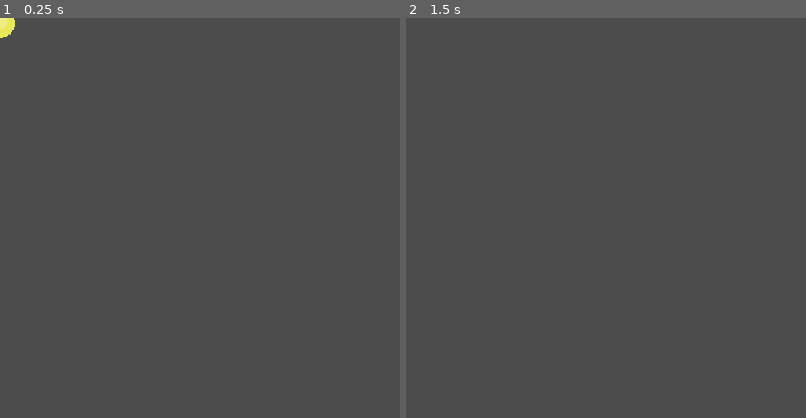
Above: before the commit, frames 1-2 (left to right).
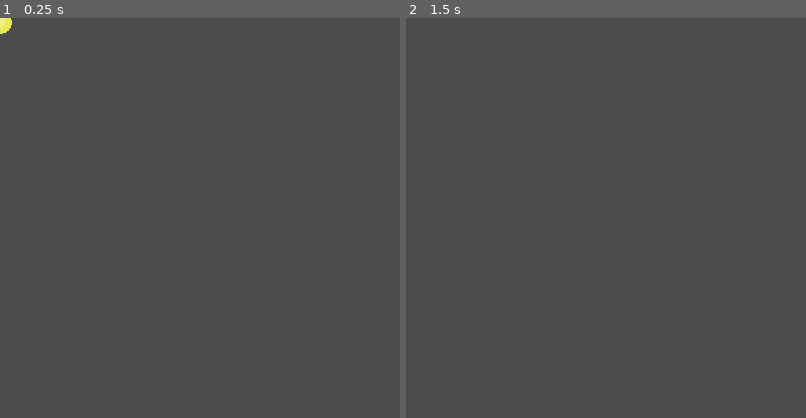
Above: after the commit, the same moments.

Repository: tapir2342/bomberperson
Game: Godot game, scene res://scenes/bomb/bomb.tscn
Two runs of this game, one before a commit and one after it. Both use one fixed random seed, a clock stepped at 60 frames per second and the inputs below. This scene is started directly instead of the project's main scene.
Inputs:
- Up to frame 1 (0.25 s): no input
- Up to frame 2 (1.5 s): tap Enter at 0.5 s; hold D (player_right) 0.53-1.28 s; hold Space (player_plant_bomb) 0.53-1.28 s; hold S (player_down) from 1.28 s (still down); tap Space (player_plant_bomb) at 1.35 s
The pictures show only the part of the screen within x 0-50%, y 0-50%; the shares and areas given below are measured in that part.
In our replay, the window is 800x800 before the commit and 640x640 after it. These sizes can differ from the game's own. Grey fills any space a smaller window leaves; there, only what the larger window draws over its background counts as a difference.

The runs differ from the first frame. In frame 1, less than 0.1% of the frame differs, in the area x 0-4%, y 0-5%; in frame 2, only the window size differs.
Error in both runs: Attempt to call function 'to_local' in base 'null instance' on a null instance. (res://scenes/bomb/bomb.gd:31)

Commit message:
Player death

Diff:
--- a/autoloads/game.gd
+++ b/autoloads/game.gd
@@ -1,6 +1,7 @@
 extends Node
 
 signal started
+signal player_died(peer_id)
 
 const SERVER_ADDRESS := "127.0.0.1"
 const SERVER_PORT := 2342
@@ -14,60 +15,70 @@
 var game_started = false
 
 var _avatars = [
-	"gorilla",
-	"crocodile",
-	"cow",
-	"dog",
-	"duck",
+    "gorilla",
+    "crocodile",
+    "cow",
+    "dog",
+    "duck",
 ]
 
 
 func _ready():
-	randomize()
+    randomize()
 
-	#_tree.connect("network_peer_connected", self, "_on_network_peer_connected")
-	_tree.connect("connected_to_server", self, "_on_connected_to_server")
-	_setup_network_peer()
+    #_tree.connect("network_peer_connected", self, "_on_network_peer_connected")
+    _tree.connect("connected_to_server", self, "_on_connected_to_server")
+    _setup_network_peer()
 
 
 func _setup_network_peer() -> void:
-	var peer = NetworkedMultiplayerENet.new()
+    var peer = NetworkedMultiplayerENet.new()
 
-	if is_server():
-		peer.create_server(Game.SERVER_PORT, Game.SERVER_MAX_CLIENTS)
-	else:
-		peer.create_client(Game.SERVER_ADDRESS, Game.SERVER_PORT)
+    if is_server():
+        peer.create_server(Game.SERVER_PORT, Game.SERVER_MAX_CLIENTS)
+    else:
+        peer.create_client(Game.SERVER_ADDRESS, Game.SERVER_PORT)
 
-	_tree.network_peer = peer
+    _tree.network_peer = peer
 
 
 func is_server() -> bool:
-	return "--server" in OS.get_cmdline_args() or OS.has_feature("Server")
+    return "--server" in OS.get_cmdline_args() or OS.has_feature("Server")
 
 
 func _on_connected_to_server():
-	rpc_id(1, "register_player")
+    rpc_id(1, "register_player")
 
 
 master func register_player() -> void:
-	var peer_id = _tree.get_rpc_sender_id()
-	players[peer_id] = {
-		peer_id = peer_id,
-		avatar = random_avatar(),
-	}
-	rset("players", players)
-	rpc("maybe_start_game")
+    var peer_id = _tree.get_rpc_sender_id()
+    players[peer_id] = {
+        peer_id = peer_id,
+        avatar = random_avatar(),
+        alive = true,
+    }
+    rset("players", players)
+    rpc("maybe_start_game")
+
+
+master func register_player_death() -> void:
+    var peer_id = _tree.get_rpc_sender_id()
+    if not Game.players.has(peer_id):
+        return
+
+    Game.players[peer_id].alive = false
+    print(Game.players)
 
 
 remotesync func maybe_start_game():
-	print("Peer: %d - Players: %s" % [_tree.get_network_unique_id(), players])
-	if len(players) == 2 and not game_started:
-		game_started = true
-		emit_signal("started")
+    print("Peer: %d - Players: %s" % [_tree.get_network_unique_id(), players])
+    if len(players) == 2 and not game_started:
+        game_started = true
+        emit_signal("started")
 
 
 func random_avatar() -> String:
-	var random_index = randi() % len(_avatars)
-	var random_avatar = _avatars[random_index]
-	_avatars.remove(random_index)
-	return random_avatar
+    var random_index = randi() % len(_avatars)
+    var random_avatar = _avatars[random_index]
+    _avatars.remove(random_index)
+    return random_avatar
--- a/project.godot
+++ b/project.godot
@@ -38,8 +38,8 @@
 window/size/width=480
 window/size/height=480
 window/size/resizable=false
-window/size/test_width=1280
-window/size/test_height=1280
+window/size/test_width=640
+window/size/test_height=640
 window/dpi/allow_hidpi=true
 window/stretch/mode="2d"
 window/stretch/aspect="keep"
@@ -88,6 +88,7 @@
 2d_physics/layer_2="Bomb"
 2d_physics/layer_3="Wall"
 2d_physics/layer_4="Rock"
+2d_physics/layer_5="Explosion"
 
 [physics]
 
--- a/scenes/bomb/bomb.tscn
+++ b/scenes/bomb/bomb.tscn
@@ -2,7 +2,7 @@
 
 [ext_resource path="res://scenes/bomb/bomb.gd" type="Script" id=1]
 [ext_resource path="res://sprites/bomb.png" type="Texture" id=2]
-[ext_resource path="res://explosion.wav" type="AudioStream" id=3]
+[ext_resource path="res://scenes/bomb/explosion.wav" type="AudioStream" id=3]
 
 [node name="Bomb" type="Area2D"]
 scale = Vector2( 0.1, 0.1 )
--- a/scenes/main/main.tscn
+++ b/scenes/main/main.tscn
@@ -1,9 +1,12 @@
-[gd_scene load_steps=6 format=2]
+[gd_scene load_steps=7 format=2]
 
 [ext_resource path="res://resources/theme.tres" type="Theme" id=1]
 [ext_resource path="res://scenes/main/main.gd" type="Script" id=2]
 [ext_resource path="res://scenes/level1/level1.tscn" type="PackedScene" id=3]
 [ext_resource path="res://sprites/explosion.png" type="Texture" id=4]
+
+[sub_resource type="ConvexPolygonShape2D" id=2]
+points = PoolVector2Array( 256, 256, 0, 256, 0, 0, 256, 0 )
 
 [sub_resource type="TileSet" id=1]
 0/name = "explosion.png 0"
@@ -16,9 +19,16 @@
 0/navigation_offset = Vector2( 0, 0 )
 0/shape_offset = Vector2( 0, 0 )
 0/shape_transform = Transform2D( 1, 0, 0, 1, 0, 0 )
+0/shape = SubResource( 2 )
 0/shape_one_way = false
-0/shape_one_way_margin = 0.0
-0/shapes = [  ]
+0/shape_one_way_margin = 1.0
+0/shapes = [ {
+"autotile_coord": Vector2( 0, 0 ),
+"one_way": false,
+"one_way_margin": 1.0,
+"shape": SubResource( 2 ),
+"shape_transform": Transform2D( 1, 0, 0, 1, 0, 0 )
+} ]
 0/z_index = 0
 
 [node name="Main" type="Node2D"]
@@ -61,5 +71,6 @@
 cell_size = Vector2( 256, 256 )
 cell_custom_transform = Transform2D( 32, 0, 0, 32, 0, 0 )
 show_collision = true
+collision_layer = 16
 format = 1
 tile_data = PoolIntArray( 1179623, 0, 0 )
--- a/scenes/player/player.gd
+++ b/scenes/player/player.gd
@@ -4,6 +4,8 @@
 const Bomb := preload("res://scenes/bomb/bomb.tscn")
 
 onready var _sprite: Sprite = $Sprite
+onready var _hurtbox: Area2D = $Hurtbox
+onready var _nid: int = get_tree().get_network_unique_id()
 
 var inputs := {
 	"player_right": Vector2.RIGHT,
@@ -20,21 +22,16 @@
 
 
 func _ready():
+	_hurtbox.connect("body_entered", self, "_on_body_entered")
 	self._sprite.texture = load(self.sprite_name)
-
-	#position = position.snapped(Vector2.ONE * Game.tile_size)
-	#position += Vector2.ONE * Game.tile_size / 2
-
 	puppet_position = global_position
-
 	$MasterHighlight.visible = self.is_network_master()
 
 
 func _unhandled_input(event):
 	if event.is_action_pressed("player_plant_bomb") and self.is_network_master():
 		bomb_index += 1
-		var nid = get_tree().get_network_unique_id()
-		var name = "bomb_%d_%d" % [nid, bomb_index]
+		var name = "bomb_%d_%d" % [_nid, bomb_index]
 		rpc("plant_bomb", name, self.global_position, self)
 
 	for dir in inputs.keys():
@@ -49,6 +46,11 @@
 		position = puppet_position
 
 
+func _on_body_entered(body: Node):
+	Game.rpc_id(1, "register_player_death")
+	rpc("die")
+
+
 func move(dir):
 	self.velocity = inputs[dir] * speed * (Game.tile_size / 1)
 	self.move_and_collide(self.velocity)
@@ -61,3 +63,7 @@
 	bomb.set_name(name)
 	bomb.set_as_toplevel(true)
 	add_child(bomb)
+
+
+remotesync func die() -> void:
+	self.visible = false
--- a/scenes/player/player.tscn
+++ b/scenes/player/player.tscn
@@ -2,14 +2,17 @@
 
 [ext_resource path="res://sprites/players/gorilla.png" type="Texture" id=1]
 [ext_resource path="res://scenes/player/player.gd" type="Script" id=2]
-[ext_resource path="res://highlight.png" type="Texture" id=3]
+[ext_resource path="res://scenes/player/highlight.png" type="Texture" id=3]
 
 [sub_resource type="CircleShape2D" id=1]
 radius = 15.0
 
 [node name="Player" type="KinematicBody2D"]
-collision_mask = 6
+collision_mask = 12
 script = ExtResource( 2 )
+
+[node name="CollisionShape2D" type="CollisionShape2D" parent="."]
+shape = SubResource( 1 )
 
 [node name="MasterHighlight" type="Sprite" parent="."]
 modulate = Color( 1, 1, 1, 0.294118 )
@@ -20,5 +23,8 @@
 scale = Vector2( 0.25, 0.25 )
 texture = ExtResource( 1 )
 
-[node name="CollisionShape2D" type="CollisionShape2D" parent="."]
+[node name="Hurtbox" type="Area2D" parent="."]
+collision_mask = 16
+
+[node name="CollisionShape2D" type="CollisionShape2D" parent="Hurtbox"]
 shape = SubResource( 1 )
Not shown, changed: scenes/bomb/explosion.wav.import
Renamed: highlight.png -> scenes/player/highlight.png
Not shown, changed: scenes/player/highlight.png.import
Not shown, removed: Thumbs.db
Not shown, changed: run_all.bat
Not shown, added: run_all.sh
Not shown, added: scenes/bomb/explosion.wav
